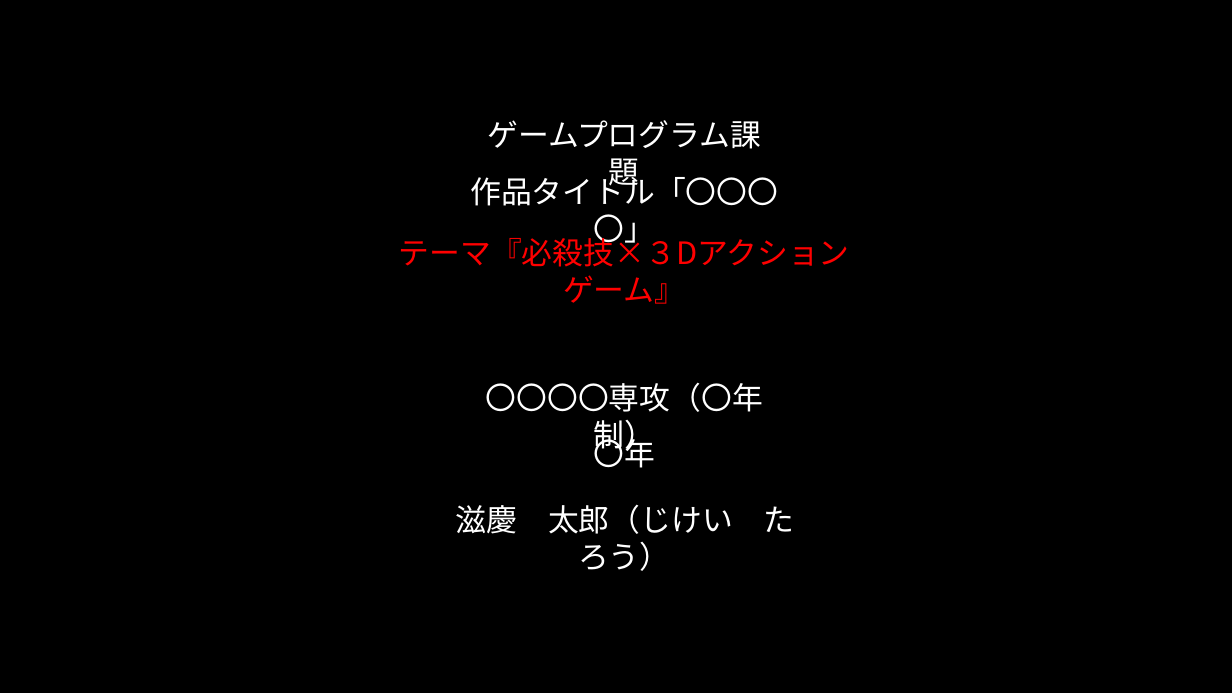
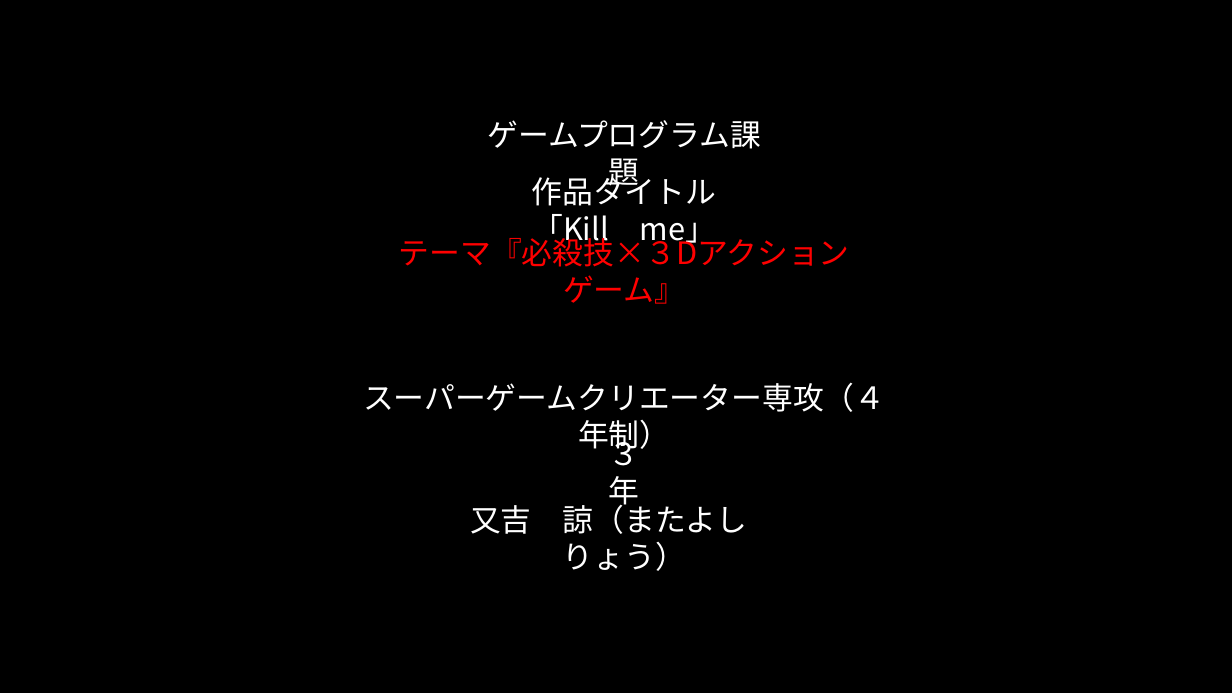
Before and after one commit to ryo-cpu/Camera, a slide deck: slide 1 of 概要書.pptx. Drawn at 1232x693 pixels with LibreOffice and Linux fonts; fonts in the diff are those of the drawing. Boxes give left, top, right and bottom in pixels: in the first picture for what was removed or moved away, otherwise in the second. Text is boxed around its words. In the diff, an @@ line names an element or a change of style, - is before the commit and + after.

```diff
--- a/概要書.pptx
+++ b/概要書.pptx
@@ text at bbox=[532, 171, 717, 248]: text changed @@
-作品タイトル「〇〇〇〇」
+作品タイトル「Kill me」
@@ text at bbox=[363, 382, 885, 412]: text changed @@
-〇〇〇〇専攻（〇年制）
+スーパーゲームクリエーター専攻（４年制）
@@ text at bbox=[593, 434, 655, 468]: text changed @@
-〇年
+３年
@@ text at bbox=[470, 500, 748, 571]: text changed @@
-滋慶 太郎（じけい たろう）
+又吉 諒（またよし りょう）
```
Also in this commit, not shown: 4 other slides changed, 1 slide added, 3 slides removed, 6 other files.
